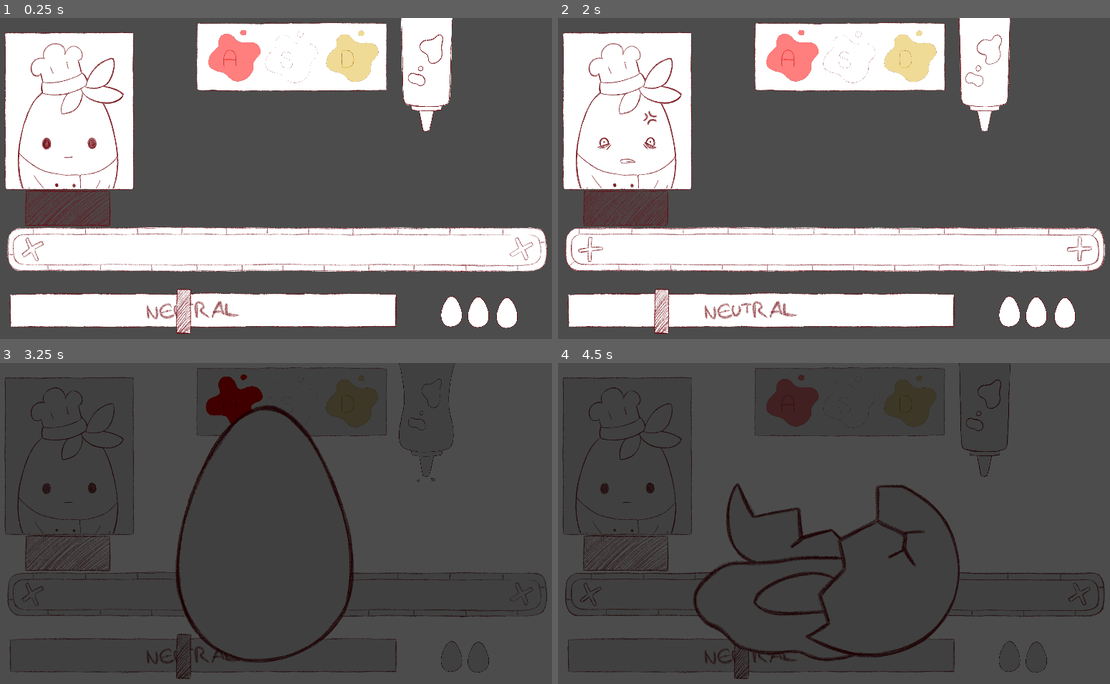
Above: before the commit, frames 1-4 (two rows, left to right).
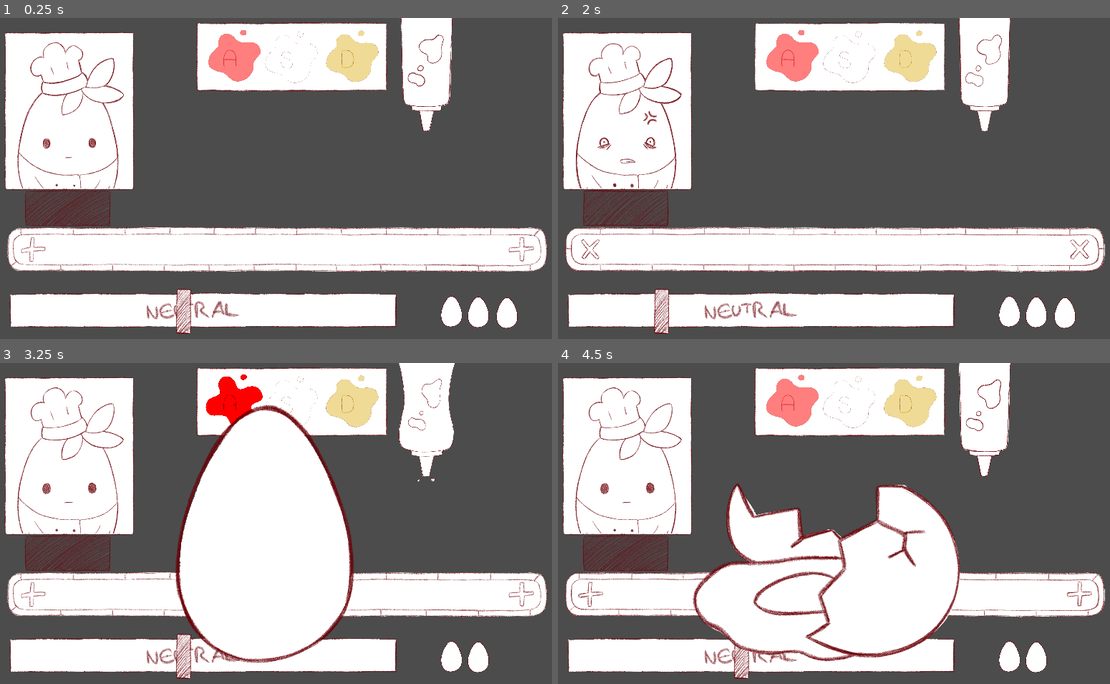
Above: after the commit, the same moments.

Repository: christophprenissl/sauce_game
Game: Godot game, scene res://Scenes/Game.tscn
The game is run twice, just before and just after one commit, with the same random seed, the same clock (stepped at 60 frames per second) and the same inputs.
Inputs:
- Up to frame 1 (0.25 s): no input
- Up to frame 2 (2 s): tap A (sauce_a) at 0.6 s; tap D (sauce_d) at 1.35 s
- Up to frame 3 (3.25 s): tap S (sauce_s) at 2.1 s; tap A (sauce_a) at 2.85 s
- Up to frame 4 (4.5 s): tap D (sauce_d) at 3.6 s; tap S (sauce_s) at 4.35 s

The runs differ from the first frame. In frame 1, 1.7% of the frame differs, in the area x 1-99%, y 0-80%; in frame 2, 0.7%; in frame 3, 57%, in the area x 0-100%, y 0-99%; in frame 4, 54%.

Commit message:
removed color modulate

Diff:
--- a/Scenes/Game.gd
+++ b/Scenes/Game.gd
@@ -4,7 +4,6 @@
 onready var music_player_lvl2 = $"%MusicPlayerLvl2"
 onready var music_player_lvl3 = $"%MusicPlayerLvl3"
 
-onready var color_modulate = $ColorModulate
 onready var eggs = $"%Eggs"
 onready var dishes = $"%Dishes"
 onready var egg_breaker = $"%EggBreaker"
@@ -90,7 +89,6 @@
 func break_egg():
 	egg_breaker.visible = true
 	egg_breaker.playing = true
-	color_modulate.color = Color(0.25, 0.25, 0.25, 1)
 	paused = true
 	dishes.pause_dishes()
 	production_line.set_paused(true)
@@ -118,7 +116,6 @@
 func _on_EggBreaker_animation_finished():
 	egg_breaker.frame = 0
 	egg_breaker.visible = false
-	color_modulate.color = Color.white
 	paused = false
 	dishes.start_dishes()
 	production_line.set_paused(false)
--- a/Scenes/Game.tscn
+++ b/Scenes/Game.tscn
@@ -406,8 +406,6 @@
 speed_levels = [ 100, 250, 500 ]
 seconds_till_speed_changes = 30
 
-[node name="ColorModulate" type="CanvasModulate" parent="."]
-
 [node name="Background" type="AnimatedSprite" parent="."]
 visible = false
 position = Vector2( 971, 547.5 )
@@ -426,7 +424,7 @@
 scale = Vector2( 0.6, 0.6 )
 frames = SubResource( 30 )
 animation = "neutral"
-frame = 2
+frame = 1
 playing = true
 
 [node name="MusicPlayerLvl1" type="AudioStreamPlayer" parent="."]
@@ -446,7 +444,7 @@
 position = Vector2( 961, 773 )
 frames = SubResource( 2 )
 animation = "moving"
-frame = 3
+frame = 5
 playing = true
 script = ExtResource( 3 )
 spawn_rate = 200
@@ -467,6 +465,7 @@
 position = Vector2( -3, -62 )
 frames = SubResource( 21 )
 animation = "idle"
+frame = 2
 playing = true
 
 [node name="ConsumptionArea" type="Area2D" parent="ProductionLine"]
@@ -483,7 +482,6 @@
 scale = Vector2( 0.347163, 0.35108 )
 frames = SubResource( 8 )
 animation = "idle"
-frame = 1
 playing = true
 script = ExtResource( 5 )
 
@@ -506,7 +504,7 @@
 position = Vector2( 1011, 131 )
 frames = SubResource( 25 )
 animation = "idle"
-frame = 2
+frame = 1
 playing = true
 script = ExtResource( 11 )
 
